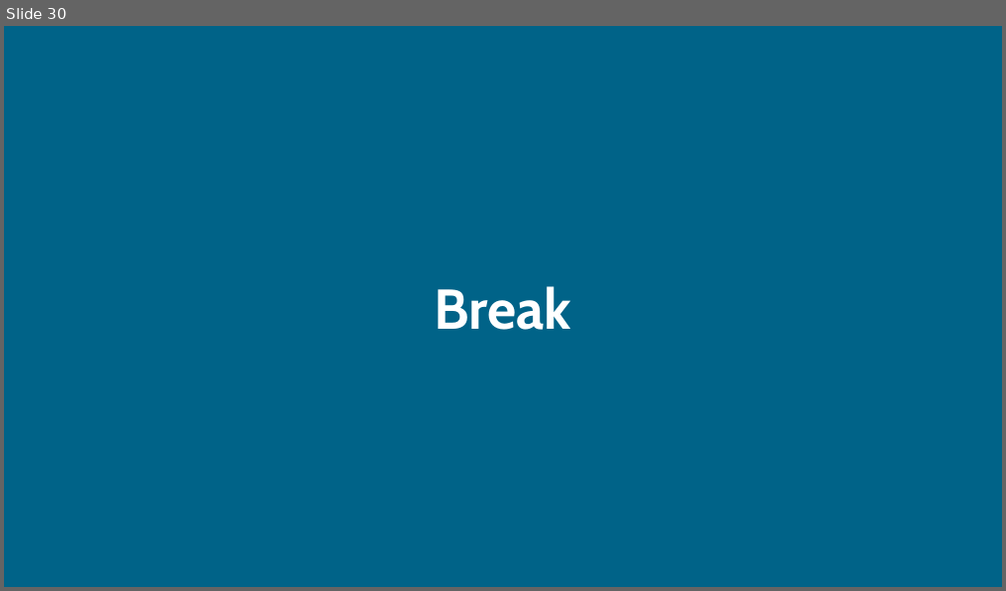
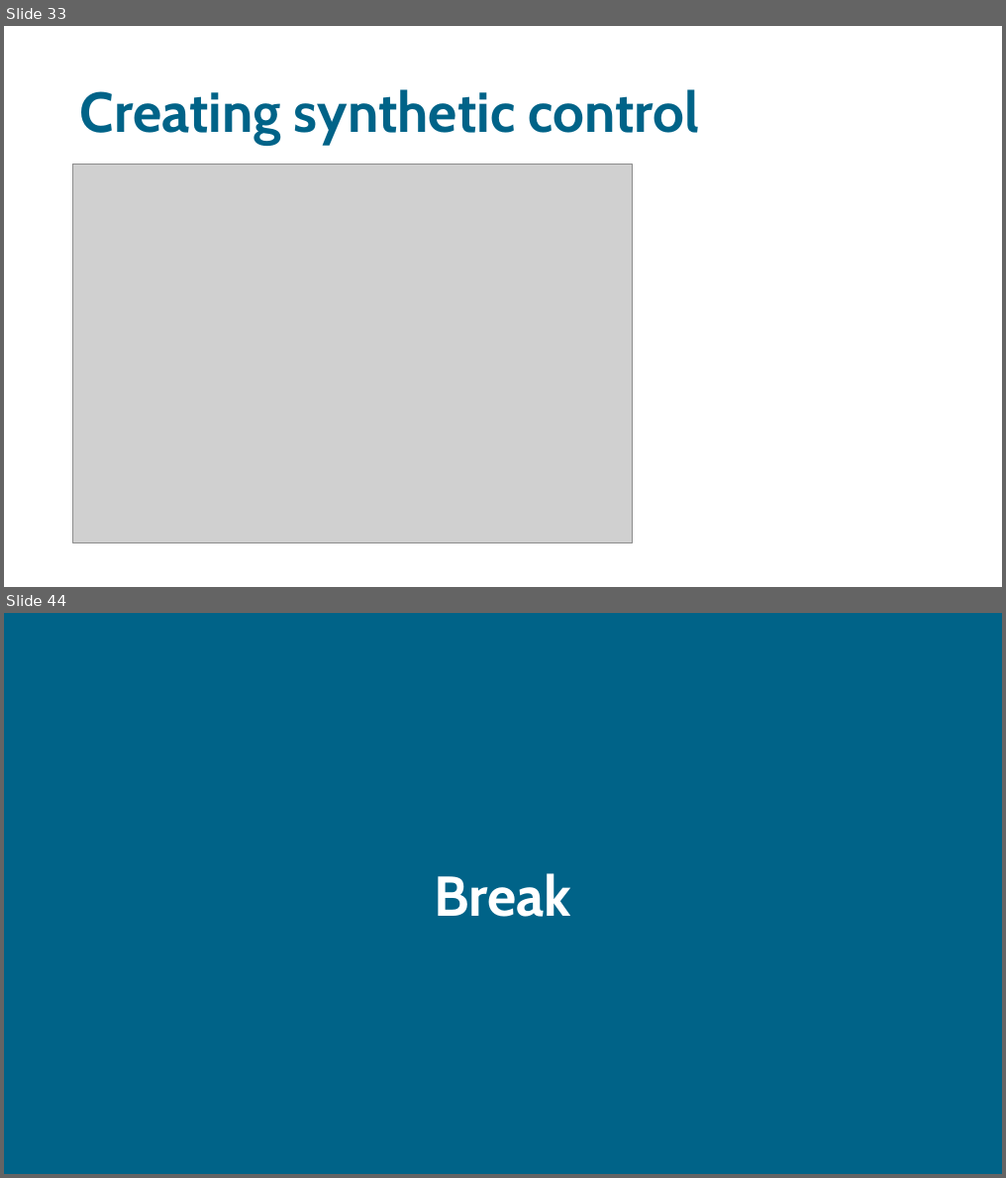
Before and after one commit to sodascience/workshop_causal_impact_assessment, a slide deck: lectures/03_synthetic_control/synthetic_control.pptx. Shown one above the other, each under a label of ours: slide 30 before the commit, slides 33 and 44 after it; the slides between them are not shown. The pictures are 1006x591 and 1006x1178 pixels, drawn with LibreOffice and Linux fonts; fonts in the diff are those of the drawing; grey boxes stand for pictures. Boxes give left, top, right and bottom in pixels: in the first picture for what was removed or moved away, otherwise in the second. Text is boxed around its words. In the diff, an @@ line names an element or a change of style, - is before the commit and + after.

Commit message:
add synthetic control lecture

```diff
--- a/lectures/03_synthetic_control/synthetic_control.pptx
+++ b/lectures/03_synthetic_control/synthetic_control.pptx
@@ slide 33 added at (x1=4, y1=26, x2=1002, y2=587), background #FFFFFF @@
@@ title added at (x1=80, y1=89, x2=699, y2=145), 54 pt, text #006388, bold @@
+Creating synthetic control
@@ picture added at (x1=73, y1=165, x2=633, y2=544) @@
@@ what was slide 30 is now slide 44 @@
```
Also in this commit, not shown: 1 slide changed, 41 other slides added, 28 slides removed, 4 other files.
